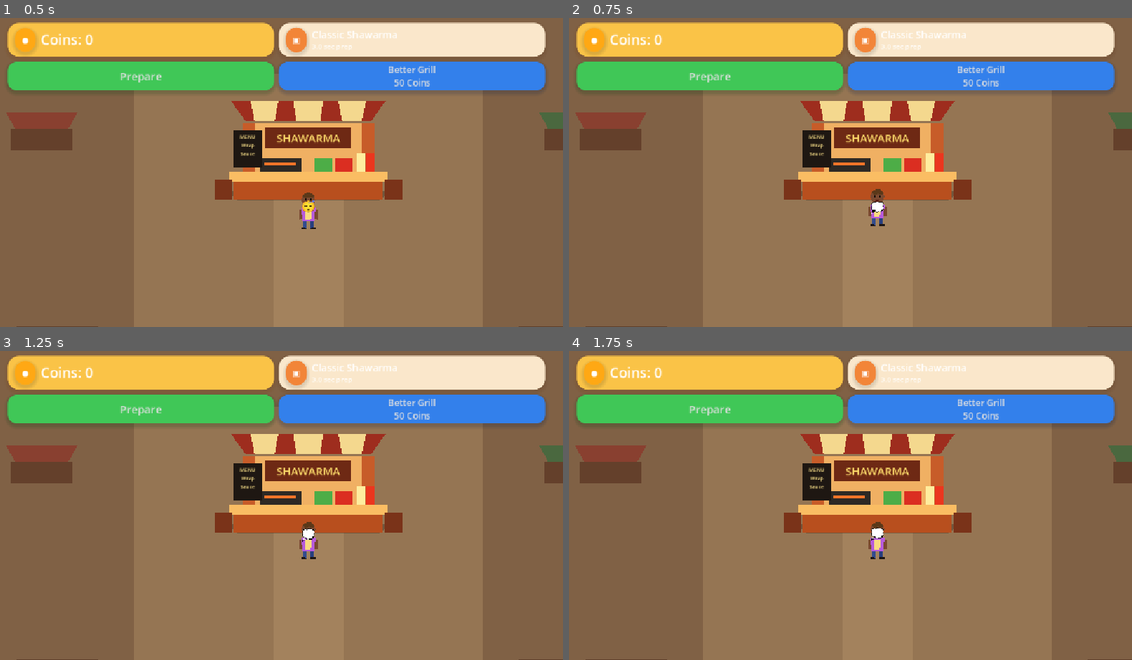
Above: before the commit, frames 1-4 (two rows, left to right).
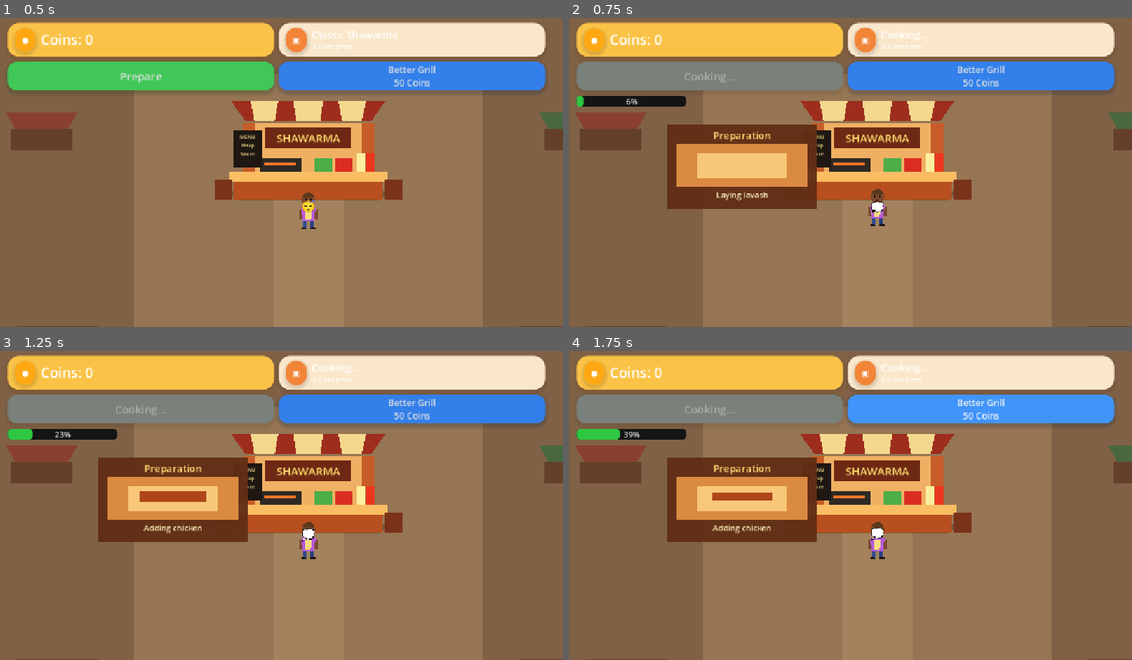
Above: after the commit, the same moments.

Repository: pyto159/ShawarmaEmpire
Game: Godot game, scene res://Scenes/Main.tscn
The game is run twice, just before and just after one commit, with the same random seed, the same clock (stepped at 60 frames per second) and the same inputs.
Inputs:
- Up to frame 1 (0.5 s): no input
- Up to frame 2 (0.75 s): click "Prepare" at 0.5 s
- Up to frame 3 (1.25 s): no input
- Up to frame 4 (1.75 s): click "Better Grill 50 Coins" at 1.25 s

Frame 1 is identical in both runs. In frame 2, 12% of the frame differs, in the area x 1-71%, y 4-62%; in frame 3, 12%; in frame 4, 12%.

Commit message:
Fix HUD input layering

Diff:
--- a/shawarma-empire/Scenes/Cooking/CookingStation.tscn
+++ b/shawarma-empire/Scenes/Cooking/CookingStation.tscn
@@ -6,6 +6,7 @@
 script = ExtResource("1_cooking_station")
 
 [node name="GrillBase" type="ColorRect" parent="."]
+mouse_filter = 2
 offset_left = -44.0
 offset_top = -24.0
 offset_right = 44.0
@@ -13,6 +14,7 @@
 color = Color(0.18, 0.18, 0.18, 1)
 
 [node name="HeatStrip" type="ColorRect" parent="."]
+mouse_filter = 2
 offset_left = -36.0
 offset_top = -6.0
 offset_right = 36.0
--- a/shawarma-empire/Scenes/Customer/Customer.tscn
+++ b/shawarma-empire/Scenes/Customer/Customer.tscn
@@ -84,6 +84,7 @@
 shape = SubResource("CapsuleShape2D_customer")
 
 [node name="Food" type="ColorRect" parent="."]
+mouse_filter = 2
 visible = false
 offset_left = 10.0
 offset_top = -30.0
--- a/shawarma-empire/Scenes/Main.gd
+++ b/shawarma-empire/Scenes/Main.gd
@@ -10,7 +10,7 @@
 @export var max_active_customers: int = DEFAULT_MAX_ACTIVE_CUSTOMERS
 @export var queue_capacity: int = DEFAULT_QUEUE_CAPACITY
 
-@onready var game_hud: GameHUD = $GameHUD
+@onready var game_hud: GameHUD = $HUDLayer/GameHUD
 @onready var cooking_stand: CookingStand = $World/CookingStand
 @onready var customer_queue: QueueSystem = $World/CustomerQueue
 @onready var customer_spawner: Spawner2D = $World/CustomerSpawner
--- a/shawarma-empire/Scenes/Main.tscn
+++ b/shawarma-empire/Scenes/Main.tscn
@@ -32,6 +32,7 @@
 script = ExtResource("1_main")
 
 [node name="Background" type="ColorRect" parent="."]
+mouse_filter = 2
 z_index = -100
 layout_mode = 1
 anchors_preset = 15
@@ -41,10 +42,12 @@
 grow_vertical = 2
 color = Color(0.12, 0.07, 0.04, 1)
 
-[node name="GameHUD" parent="." instance=ExtResource("8_game_hud")]
-z_index = 100
+[node name="HUDLayer" type="CanvasLayer" parent="."]
+layer = 100
+
+[node name="GameHUD" parent="HUDLayer" instance=ExtResource("8_game_hud")]
 layout_mode = 1
-cooking_stand_path = NodePath("../World/CookingStand")
+cooking_stand_path = NodePath("../../World/CookingStand")
 
 
 [node name="World" type="Node2D" parent="."]
@@ -55,6 +58,7 @@
 z_index = -50
 
 [node name="EveningGlow" type="ColorRect" parent="World/BackgroundLayer"]
+mouse_filter = 2
 offset_right = 1280.0
 offset_bottom = 720.0
 color = Color(0.32, 0.19, 0.11, 1)
@@ -79,11 +83,13 @@
 z_index = -40
 
 [node name="PavementBase" type="ColorRect" parent="World/GroundLayer"]
+mouse_filter = 2
 offset_right = 1280.0
 offset_bottom = 720.0
 color = Color(0.5, 0.38, 0.27, 1)
 
 [node name="ClearGameplayArea" type="ColorRect" parent="World/GroundLayer"]
+mouse_filter = 2
 offset_left = 290.0
 offset_top = 138.0
 offset_right = 990.0
@@ -91,6 +97,7 @@
 color = Color(0.61, 0.48, 0.34, 0.78)
 
 [node name="ServiceLane" type="ColorRect" parent="World/GroundLayer"]
+mouse_filter = 2
 offset_left = 570.0
 offset_top = 338.0
 offset_right = 710.0
@@ -108,6 +115,7 @@
 polygon = PackedVector2Array(-72, -34, 72, -34, 54, -2, -54, -2)
 
 [node name="Counter" type="ColorRect" parent="World/DecorationsLayer/LeftEdgeMarketStall"]
+mouse_filter = 2
 offset_left = -62.0
 offset_top = -2.0
 offset_right = 62.0
@@ -122,6 +130,7 @@
 polygon = PackedVector2Array(-72, -34, 72, -34, 54, -2, -54, -2)
 
 [node name="Counter" type="ColorRect" parent="World/DecorationsLayer/RightEdgeMarketStall"]
+mouse_filter = 2
 offset_left = -62.0
 offset_top = -2.0
 offset_right = 62.0
@@ -129,6 +138,7 @@
 color = Color(0.35, 0.2, 0.13, 0.72)
 
 [node name="BottomLeftBench" type="ColorRect" parent="World/DecorationsLayer"]
+mouse_filter = 2
 offset_left = 54.0
 offset_top = 646.0
 offset_right = 218.0
@@ -136,6 +146,7 @@
 color = Color(0.32, 0.19, 0.12, 0.68)
 
 [node name="BottomRightBench" type="ColorRect" parent="World/DecorationsLayer"]
+mouse_filter = 2
 offset_left = 1062.0
 offset_top = 646.0
 offset_right = 1226.0
@@ -183,6 +194,7 @@
 polygon = PackedVector2Array(-170, 0, 170, 0, 140, 20, -140, 20)
 
 [node name="BackWall" type="ColorRect" parent="World/ShawarmaStand"]
+mouse_filter = 2
 offset_left = -132.0
 offset_top = -42.0
 offset_right = 132.0
@@ -190,6 +202,7 @@
 color = Color(0.94, 0.69, 0.39, 1)
 
 [node name="SidePanelLeft" type="ColorRect" parent="World/ShawarmaStand"]
+mouse_filter = 2
 offset_left = -132.0
 offset_top = -42.0
 offset_right = -108.0
@@ -197,6 +210,7 @@
 color = Color(0.78, 0.36, 0.16, 1)
 
 [node name="SidePanelRight" type="ColorRect" parent="World/ShawarmaStand"]
+mouse_filter = 2
 offset_left = 108.0
 offset_top = -42.0
 offset_right = 132.0
@@ -224,6 +238,7 @@
 polygon = PackedVector2Array(-28, 0, 28, 0, 20, 42, -20, 42)
 
 [node name="SignBoard" type="ColorRect" parent="World/ShawarmaStand"]
+mouse_filter = 2
 offset_left = -86.0
 offset_top = -34.0
 offset_right = 86.0
@@ -243,6 +258,7 @@
 vertical_alignment = 1
 
 [node name="GrillPlaceholder" type="ColorRect" parent="World/ShawarmaStand"]
+mouse_filter = 2
 offset_left = -98.0
 offset_top = 28.0
 offset_right = -14.0
@@ -250,6 +266,7 @@
 color = Color(0.18, 0.16, 0.14, 1)
 
 [node name="GrillWarmPlate" type="ColorRect" parent="World/ShawarmaStand"]
+mouse_filter = 2
 offset_left = -88.0
 offset_top = 36.0
 offset_right = -24.0
@@ -257,6 +274,7 @@
 color = Color(0.95, 0.46, 0.16, 1)
 
 [node name="IngredientBoxGreens" type="ColorRect" parent="World/ShawarmaStand"]
+mouse_filter = 2
 offset_left = 12.0
 offset_top = 28.0
 offset_right = 48.0
@@ -264,6 +282,7 @@
 color = Color(0.3, 0.68, 0.28, 1)
 
 [node name="IngredientBoxTomato" type="ColorRect" parent="World/ShawarmaStand"]
+mouse_filter = 2
 offset_left = 54.0
 offset_top = 28.0
 offset_right = 90.0
@@ -271,6 +290,7 @@
 color = Color(0.86, 0.18, 0.13, 1)
 
 [node name="SauceBottleGarlic" type="ColorRect" parent="World/ShawarmaStand"]
+mouse_filter = 2
 offset_left = 98.0
 offset_top = 18.0
 offset_right = 114.0
@@ -278,6 +298,7 @@
 color = Color(1, 0.93, 0.62, 1)
 
 [node name="SauceBottleHot" type="ColorRect" parent="World/ShawarmaStand"]
+mouse_filter = 2
 offset_left = 116.0
 offset_top = 18.0
 offset_right = 132.0
@@ -285,6 +306,7 @@
 color = Color(0.92, 0.21, 0.12, 1)
 
 [node name="StandCounter" type="ColorRect" parent="World/ShawarmaStand"]
+mouse_filter = 2
 offset_left = -150.0
 offset_top = 66.0
 offset_right = 150.0
@@ -292,6 +314,7 @@
 color = Color(0.72, 0.31, 0.12, 1)
 
 [node name="CounterTop" type="ColorRect" parent="World/ShawarmaStand"]
+mouse_filter = 2
 offset_left = -160.0
 offset_top = 56.0
 offset_right = 160.0
@@ -299,6 +322,7 @@
 color = Color(0.98, 0.74, 0.39, 1)
 
 [node name="MenuBoard" type="ColorRect" parent="World/ShawarmaStand"]
+mouse_filter = 2
 offset_left = -150.0
 offset_top = -28.0
 offset_right = -94.0
@@ -316,6 +340,7 @@
 horizontal_alignment = 1
 
 [node name="FlowerPotLeft" type="ColorRect" parent="World/ShawarmaStand"]
+mouse_filter = 2
 offset_left = -188.0
 offset_top = 72.0
 offset_right = -154.0
@@ -323,6 +348,7 @@
 color = Color(0.48, 0.2, 0.1, 1)
 
 [node name="FlowerPotRight" type="ColorRect" parent="World/ShawarmaStand"]
+mouse_filter = 2
 offset_left = 154.0
 offset_top = 72.0
 offset_right = 188.0
--- a/shawarma-empire/Scenes/Stand/PreparationTable.tscn
+++ b/shawarma-empire/Scenes/Stand/PreparationTable.tscn
@@ -6,6 +6,7 @@
 script = ExtResource("1_preparation_table")
 
 [node name="Panel" type="ColorRect" parent="."]
+mouse_filter = 2
 offset_left = -150.0
 offset_top = -70.0
 offset_right = 150.0
@@ -25,6 +26,7 @@
 vertical_alignment = 1
 
 [node name="Board" type="ColorRect" parent="Panel"]
+mouse_filter = 2
 layout_mode = 0
 offset_left = 18.0
 offset_top = 40.0
@@ -33,6 +35,7 @@
 color = Color(0.86, 0.54, 0.26, 1)
 
 [node name="Lavash" type="ColorRect" parent="Panel/Board"]
+mouse_filter = 2
 layout_mode = 0
 offset_left = 42.0
 offset_top = 18.0
@@ -41,6 +44,7 @@
 color = Color(0.97, 0.78, 0.48, 1)
 
 [node name="Meat" type="ColorRect" parent="Panel/Board"]
+mouse_filter = 2
 layout_mode = 0
 offset_left = 72.0
 offset_top = 30.0
@@ -49,6 +53,7 @@
 color = Color(0.69, 0.27, 0.1, 1)
 
 [node name="GarlicSauce" type="ColorRect" parent="Panel/Board"]
+mouse_filter = 2
 layout_mode = 0
 offset_left = 58.0
 offset_top = 24.0
@@ -57,6 +62,7 @@
 color = Color(1, 0.94, 0.67, 1)
 
 [node name="RolledShawarma" type="ColorRect" parent="Panel/Board"]
+mouse_filter = 2
 layout_mode = 0
 offset_left = 82.0
 offset_top = 18.0
--- a/shawarma-empire/Scenes/UI/GameHUD.tscn
+++ b/shawarma-empire/Scenes/UI/GameHUD.tscn
@@ -4,6 +4,8 @@
 [ext_resource type="PackedScene" path="res://Scenes/UI/CookingProgressBar.tscn" id="2_cooking_progress_bar"]
 
 [node name="GameHUD" type="MarginContainer"]
+z_index = 100
+mouse_filter = 1
 anchors_preset = 10
 anchor_right = 1.0
 offset_left = 18.0
@@ -13,20 +15,24 @@
 script = ExtResource("1_game_hud")
 
 [node name="Content" type="VBoxContainer" parent="."]
+mouse_filter = 2
 layout_mode = 2
 theme_override_constants/separation = 10
 
 [node name="TopRow" type="HBoxContainer" parent="Content"]
+mouse_filter = 2
 layout_mode = 2
 theme_override_constants/separation = 10
 
 [node name="CoinsPanel" type="PanelContainer" parent="Content/TopRow"]
+mouse_filter = 2
 unique_name_in_owner = true
 custom_minimum_size = Vector2(184, 68)
 layout_mode = 2
 size_flags_horizontal = 3
 
 [node name="CoinsMargin" type="MarginContainer" parent="Content/TopRow/CoinsPanel"]
+mouse_filter = 2
 layout_mode = 2
 theme_override_constants/margin_left = 14
 theme_override_constants/margin_top = 10
@@ -34,22 +40,26 @@
 theme_override_constants/margin_bottom = 10
 
 [node name="CoinsRow" type="HBoxContainer" parent="Content/TopRow/CoinsPanel/CoinsMargin"]
+mouse_filter = 2
 layout_mode = 2
 theme_override_constants/separation = 10
 alignment = 1
 
 [node name="CoinIcon" type="PanelContainer" parent="Content/TopRow/CoinsPanel/CoinsMargin/CoinsRow"]
+mouse_filter = 2
 unique_name_in_owner = true
 custom_minimum_size = Vector2(42, 42)
 layout_mode = 2
 
 [node name="CoinIconLabel" type="Label" parent="Content/TopRow/CoinsPanel/CoinsMargin/CoinsRow/CoinIcon"]
+mouse_filter = 2
 layout_mode = 2
 text = "●"
 horizontal_alignment = 1
 vertical_alignment = 1
 
 [node name="CoinsLabel" type="Label" parent="Content/TopRow/CoinsPanel/CoinsMargin/CoinsRow"]
+mouse_filter = 2
 unique_name_in_owner = true
 layout_mode = 2
 size_flags_horizontal = 3
@@ -57,12 +67,14 @@
 vertical_alignment = 1
 
 [node name="OrderPanel" type="PanelContainer" parent="Content/TopRow"]
+mouse_filter = 2
 unique_name_in_owner = true
 custom_minimum_size = Vector2(230, 68)
 layout_mode = 2
 size_flags_horizontal = 3
 
 [node name="OrderMargin" type="MarginContainer" parent="Content/TopRow/OrderPanel"]
+mouse_filter = 2
 layout_mode = 2
 theme_override_constants/margin_left = 14
 theme_override_constants/margin_top = 9
@@ -70,31 +82,37 @@
 theme_override_constants/margin_bottom = 9
 
 [node name="OrderRow" type="HBoxContainer" parent="Content/TopRow/OrderPanel/OrderMargin"]
+mouse_filter = 2
 layout_mode = 2
 theme_override_constants/separation = 10
 
 [node name="RecipeIcon" type="PanelContainer" parent="Content/TopRow/OrderPanel/OrderMargin/OrderRow"]
+mouse_filter = 2
 unique_name_in_owner = true
 custom_minimum_size = Vector2(42, 42)
 layout_mode = 2
 
 [node name="RecipeIconLabel" type="Label" parent="Content/TopRow/OrderPanel/OrderMargin/OrderRow/RecipeIcon"]
+mouse_filter = 2
 layout_mode = 2
 text = "▣"
 horizontal_alignment = 1
 vertical_alignment = 1
 
 [node name="OrderText" type="VBoxContainer" parent="Content/TopRow/OrderPanel/OrderMargin/OrderRow"]
+mouse_filter = 2
 layout_mode = 2
 size_flags_horizontal = 3
 theme_override_constants/separation = 0
 
 [node name="OrderLabel" type="Label" parent="Content/TopRow/OrderPanel/OrderMargin/OrderRow/OrderText"]
+mouse_filter = 2
 unique_name_in_owner = true
 layout_mode = 2
 text = "Waiting"
 
 [node name="OrderTimeLabel" type="Label" parent="Content/TopRow/OrderPanel/OrderMargin/OrderRow/OrderText"]
+mouse_filter = 2
 unique_name_in_owner = true
 layout_mode = 2
 text = "No active order"
@@ -122,6 +140,7 @@
 layout_mode = 2
 
 [node name="CoinFeedbackLabel" type="Label" parent="Content"]
+mouse_filter = 2
 unique_name_in_owner = true
 visible = false
 layout_mode = 2
